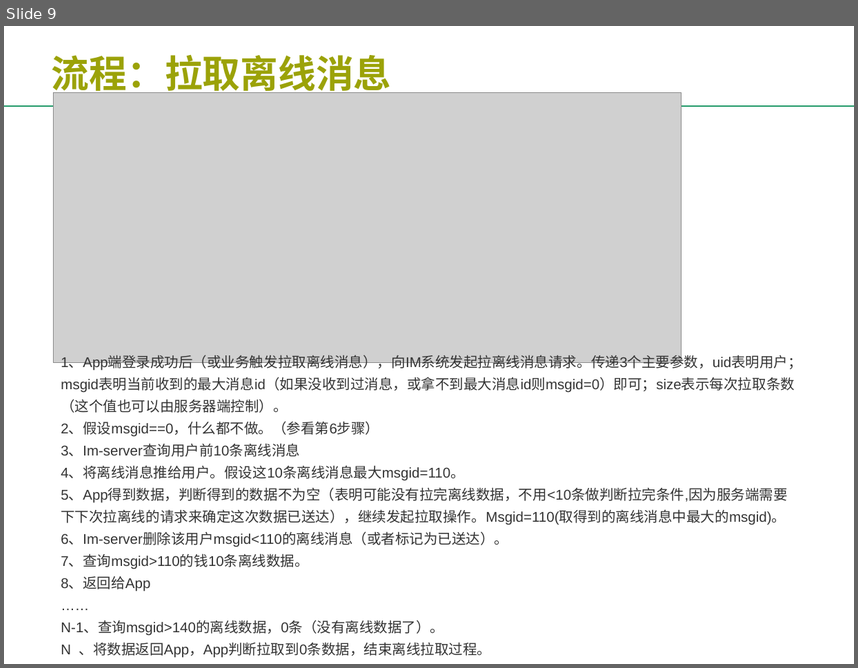
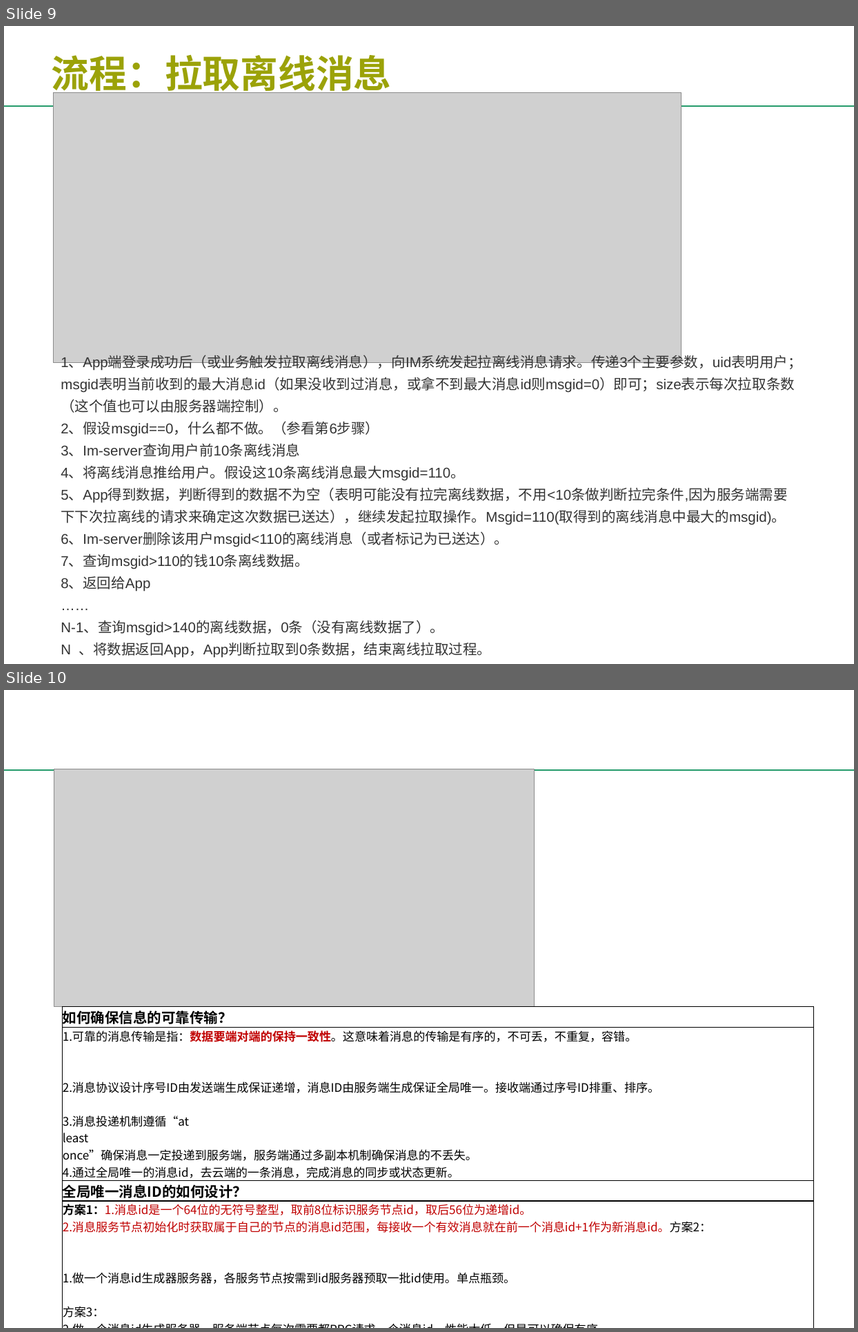
Before and after one commit to changshoumeng/me, a slide deck: 第四篇_IM的功能设计.pptx. Shown one above the other, each under a label of ours: slide 9 before the commit, slides 9 and 10 after it. The pictures are 858x668 and 858x1332 pixels, drawn with LibreOffice and Linux fonts; fonts in the diff are those of the drawing; grey boxes stand for pictures; background and template pictures are left out. Boxes give left, top, right and bottom in pixels: in the first picture for what was removed or moved away, otherwise in the second. Text is boxed around its words. In the diff, an @@ line names an element or a change of style, - is before the commit and + after.

```diff
--- a/第四篇_IM的功能设计.pptx
+++ b/第四篇_IM的功能设计.pptx
@@ slide 10 added at (x1=4, y1=690, x2=854, y2=1328), background picture (left out); not listed: 2 template elements that a slide beside it also shows @@
@@ picture added at (x1=54, y1=769, x2=535, y2=1006) @@
@@ table added at (x1=63, y1=1006, x2=814, y2=1320), 4 rows, 1 columns @@
+如何确保信息的可靠传输？
+1.可靠的消息传输是指：数据要端对端的保持一致性。这意味着消息的传输是有序的，不可丢，不重复，容错。 / 2.消息协议设计序号ID由发送端生成保证递增，消息ID由服务端生成保证全局唯一。接收端通过序号ID排重、排序。 / 3.消息投递机制遵循“at / least / once”确保消息一定投递到服务端，服务端通过多副本机制确保消息的不丢失。 / 4.通过全局唯一的消息id，去云端的一条消息，完成消息的同步或状态更新。
+全局唯一消息ID的如何设计？
+方案1：1.消息id是一个64位的无符号整型，取前8位标识服务节点id，取后56位为递增id。 / 2.消息服务节点初始化时获取属于自己的节点的消息id范围，每接收一个有效消息就在前一个消息id+1作为新消息id。方案2： / 1.做一个消息id生成器服务器，各服务节点按需到id服务器预取一批id使用。单点瓶颈。 / 方案3： / 2.做一个消息id生成服务器，服务端节点每次需要都RPC请求一个消息id。性能太低，但是可以确保有序。
```
Also in this commit, not shown: 1 slide removed, 2 other files.
